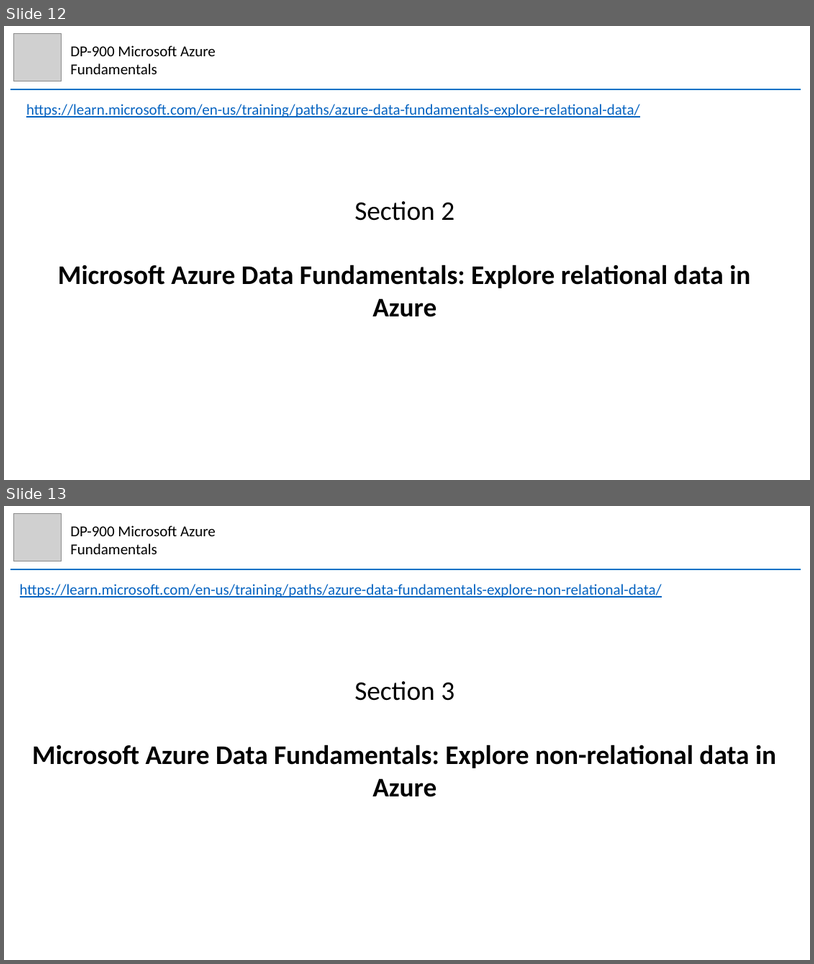
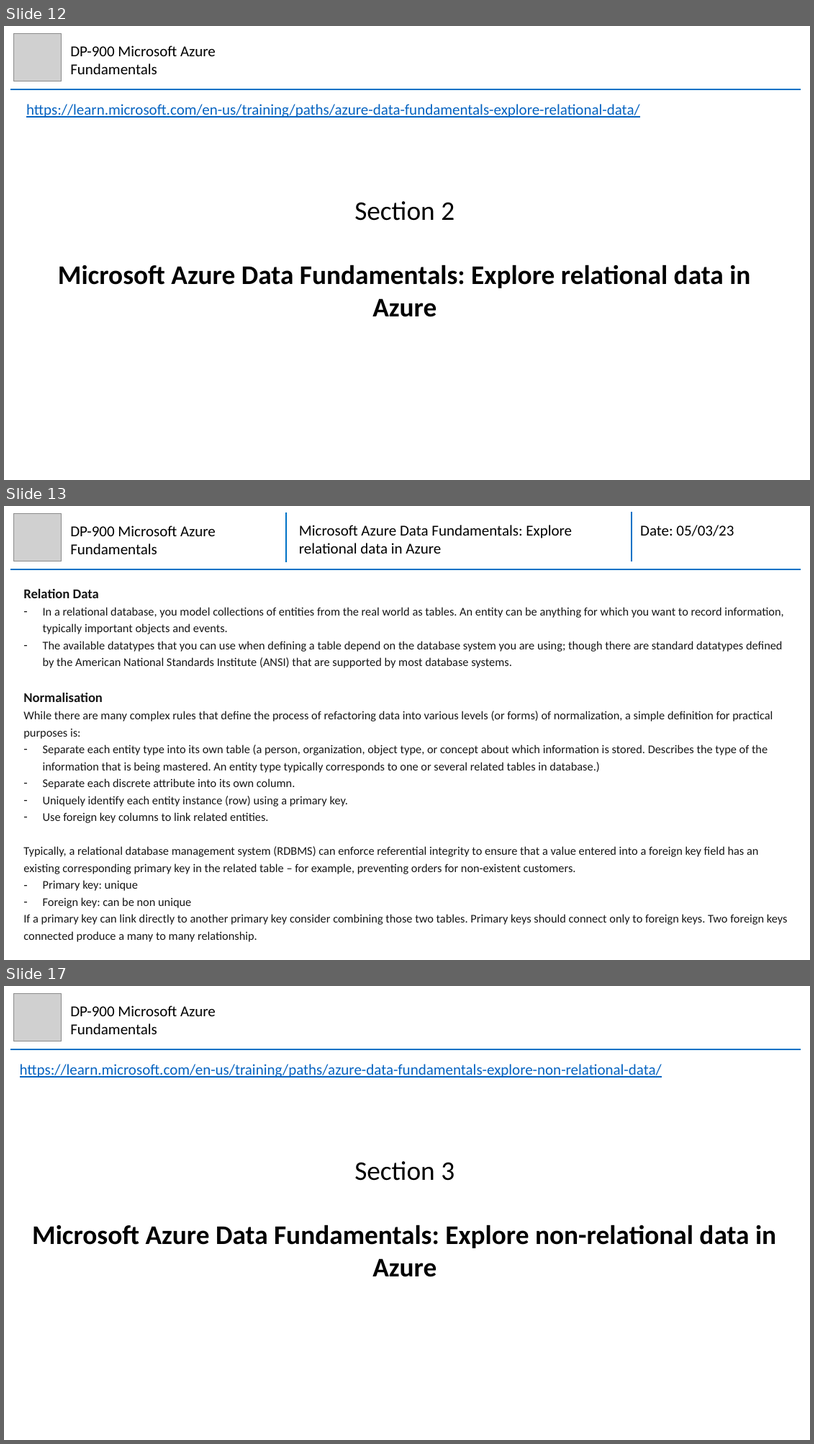
Before and after one commit to mhaythornthwaite/Testing_ML_Algorithms, a slide deck: Azure_DP-900_Fundamentals/MJH_DP-900_Azure_Fundamentals_Notes.pptx. Shown one above the other, each under a label of ours: slides 12 and 13 before the commit, slides 12, 13 and 17 after it; the slides between them are not shown. The pictures are 814x964 and 814x1444 pixels, drawn with LibreOffice and Linux fonts; fonts in the diff are those of the drawing; grey boxes stand for pictures. Boxes give left, top, right and bottom in pixels: in the first picture for what was removed or moved away, otherwise in the second. Text is boxed around its words. In the diff, an @@ line names an element or a change of style, - is before the commit and + after.

Commit message:
Azure DP900 Section 2 Module 1 First Half

```diff
--- a/Azure_DP-900_Fundamentals/MJH_DP-900_Azure_Fundamentals_Notes.pptx
+++ b/Azure_DP-900_Fundamentals/MJH_DP-900_Azure_Fundamentals_Notes.pptx
@@ slide 13 added at (x1=4, y1=506, x2=810, y2=960), background #FFFFFF @@
@@ picture added at (x1=13, y1=513, x2=62, y2=561) @@
@@ text added at (x1=70, y1=525, x2=216, y2=554), 18 pt, text #000000 @@
+DP-900 Microsoft Azure Fundamentals
@@ group added at (x1=10, y1=512, x2=801, y2=569): 3 lines, 2 texts @@
+Microsoft Azure Data Fundamentals: Explore relational data in Azure
+Date: 05/03/23
@@ text added at (x1=23, y1=589, x2=788, y2=942), 14 pt, text #161616 @@
+Relation Data
+– In a relational database, you model collections of entities from the real world as tables. An entity can be anything for which you want to record information, typically important objects and events.
+– The available datatypes that you can use when defining a table depend on the database system you are using; though there are standard datatypes defined by the American National Standards Institute (ANSI) that are supported by most database systems.
+Normalisation
+While there are many complex rules that define the process of refactoring data into various levels (or forms) of normalization, a simple definition for practical purposes is:
+– Separate each entity type into its own table (a person, organization, object type, or concept about which information is stored. Describes the type of the information that is being mastered. An entity type typically corresponds to one or several related tables in database.)
+– Separate each discrete attribute into its own column.
+– Uniquely identify each entity instance (row) using a primary key.
+– Use foreign key columns to link related entities.
+Typically, a relational database management system (RDBMS) can enforce referential integrity to ensure that a value entered into a foreign key field has an existing corresponding primary key in the related table – for example, preventing orders for non-existent customers.
+– Primary key: unique
+– Foreign key: can be non unique
+If a primary key can link directly to another primary key consider combining those two tables. Primary keys should connect only to foreign keys. Two foreign keys connected produce a many to many relationship.
@@ what was slide 13 is now slide 17 @@
```
Also in this commit, not shown: 3 other slides added.
